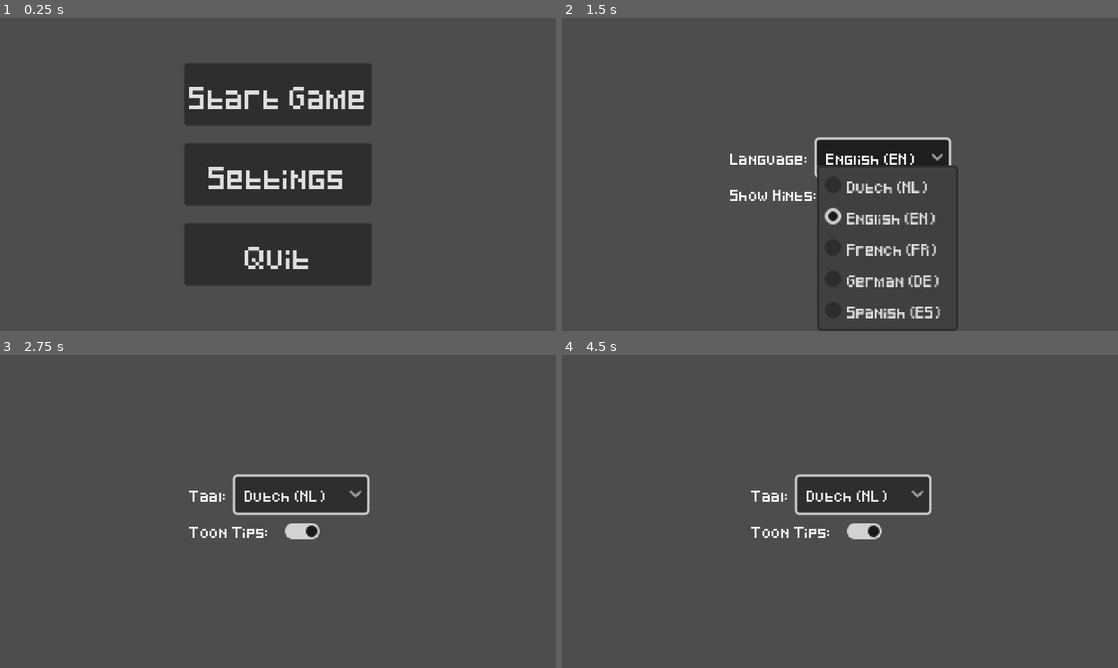
Above: before the commit, frames 1-4 (two rows, left to right).
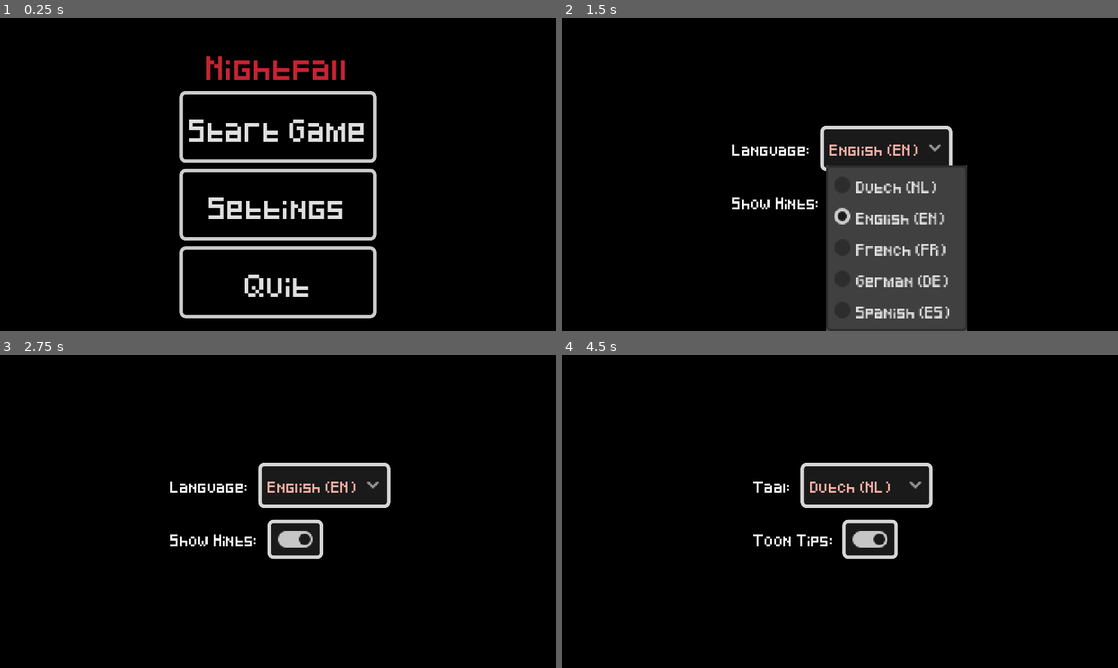
Above: after the commit, the same moments.

Repository: StormLight14/nightfall-mirror
Game: Godot game, scene res://ui/menus/main/main_menu.tscn
The game is run twice, just before and just after one commit, with the same random seed, the same clock (stepped at 60 frames per second) and the same inputs.
Inputs (mouse positions are in pixels of both pictures, inside the frame that each line leads up to; where the layout moved, square brackets give the same spot in the first picture):
- Up to frame 1 (0.25 s): no input
- Up to frame 2 (1.5 s): click "Settings" at 0.5 s; click "English (EN)" at 1.25 s
- Up to frame 3 (2.75 s): click (294, 539) [289, 530] at 2 s
- Up to frame 4 (4.5 s): click "Dutch (NL)" (after the commit: "English (EN)") at 2.75 s; tap Enter at 3.5 s; move the mouse to (962, 495) at 3.52 s; hold D (right) 3.53-4.28 s; tap 1 (hotbar1) at 3.6 s; tap Space at 4.25 s; move the mouse to (728, 527) at 4.27 s; hold S (down) from 4.28 s (still down); tap 2 (hotbar2) at 4.35 s

The runs differ from the first frame. In frame 1, 99% of the frame differs, in the area x 0-100%, y 0-100%; in frame 2, 87%; in frame 3, 99%; in frame 4, 98%.

Commit message:
stylize main and settings menus

Diff:
--- /dev/null
+++ b/ui/buttons/hover_button.tres
@@ -0,0 +1,18 @@
+[gd_resource type="StyleBoxFlat" format=3 uid="uid://clq8kdm1gg4ro"]
+
+[resource]
+bg_color = Color(0.103744, 0.103744, 0.103744, 1)
+border_width_left = 3
+border_width_top = 3
+border_width_right = 3
+border_width_bottom = 3
+border_color = Color(0.838897, 0.838897, 0.838897, 1)
+corner_radius_top_left = 5
+corner_radius_top_right = 5
+corner_radius_bottom_right = 5
+corner_radius_bottom_left = 5
+expand_margin_left = 5.0
+expand_margin_top = 5.0
+expand_margin_right = 5.0
+expand_margin_bottom = 5.0
+anti_aliasing_size = 0.3
--- /dev/null
+++ b/ui/buttons/normal_button.tres
@@ -0,0 +1,17 @@
+[gd_resource type="StyleBoxFlat" format=3 uid="uid://cottun7pnbydt"]
+
+[resource]
+bg_color = Color(0, 0, 0, 1)
+border_width_left = 3
+border_width_top = 3
+border_width_right = 3
+border_width_bottom = 3
+corner_radius_top_left = 5
+corner_radius_top_right = 5
+corner_radius_bottom_right = 5
+corner_radius_bottom_left = 5
+expand_margin_left = 5.0
+expand_margin_top = 5.0
+expand_margin_right = 5.0
+expand_margin_bottom = 5.0
+anti_aliasing_size = 0.3
--- a/ui/menus/main/main_menu.tscn
+++ b/ui/menus/main/main_menu.tscn
@@ -11,6 +11,15 @@
 grow_vertical = 2
 script = ExtResource("1_hfpll")
 
+[node name="ColorRect" type="ColorRect" parent="."]
+layout_mode = 1
+anchors_preset = 15
+anchor_right = 1.0
+anchor_bottom = 1.0
+grow_horizontal = 2
+grow_vertical = 2
+color = Color(0, 0, 0, 1)
+
 [node name="CenterContainer" type="CenterContainer" parent="."]
 layout_mode = 1
 anchors_preset = 15
@@ -19,26 +28,37 @@
 grow_horizontal = 2
 grow_vertical = 2
 
-[node name="VBoxContainer" type="VBoxContainer" parent="CenterContainer"]
+[node name="VBoxContainer2" type="VBoxContainer" parent="CenterContainer"]
+layout_mode = 2
+
+[node name="Label" type="Label" parent="CenterContainer/VBoxContainer2"]
+layout_mode = 2
+theme_override_colors/font_color = Color(0.771829, 0.14051, 0.198575, 1)
+theme_override_font_sizes/font_size = 17
+text = "Nightfall
+"
+horizontal_alignment = 1
+
+[node name="VBoxContainer" type="VBoxContainer" parent="CenterContainer/VBoxContainer2"]
 layout_mode = 2
 theme_override_constants/separation = 15
 
-[node name="StartButton" type="Button" parent="CenterContainer/VBoxContainer"]
+[node name="StartButton" type="Button" parent="CenterContainer/VBoxContainer2/VBoxContainer"]
 unique_name_in_owner = true
 layout_mode = 2
 text = "Start Game
 "
 
-[node name="SettingsButton" type="Button" parent="CenterContainer/VBoxContainer"]
+[node name="SettingsButton" type="Button" parent="CenterContainer/VBoxContainer2/VBoxContainer"]
 unique_name_in_owner = true
 layout_mode = 2
 text = "Settings"
 
-[node name="QuitButton" type="Button" parent="CenterContainer/VBoxContainer"]
+[node name="QuitButton" type="Button" parent="CenterContainer/VBoxContainer2/VBoxContainer"]
 unique_name_in_owner = true
 layout_mode = 2
 text = "Quit"
 
-[connection signal="pressed" from="CenterContainer/VBoxContainer/StartButton" to="." method="_on_start_button_pressed"]
-[connection signal="pressed" from="CenterContainer/VBoxContainer/SettingsButton" to="." method="_on_settings_button_pressed"]
-[connection signal="pressed" from="CenterContainer/VBoxContainer/QuitButton" to="." method="_on_quit_button_pressed"]
+[connection signal="pressed" from="CenterContainer/VBoxContainer2/VBoxContainer/StartButton" to="." method="_on_start_button_pressed"]
+[connection signal="pressed" from="CenterContainer/VBoxContainer2/VBoxContainer/SettingsButton" to="." method="_on_settings_button_pressed"]
+[connection signal="pressed" from="CenterContainer/VBoxContainer2/VBoxContainer/QuitButton" to="." method="_on_quit_button_pressed"]
--- a/ui/settings/settings.gd
+++ b/ui/settings/settings.gd
@@ -1,4 +1,4 @@
-extends CenterContainer
+extends Control
 
 func _ready():
 	Signals.language_changed.connect(set_labels)
--- a/ui/settings/settings.tscn
+++ b/ui/settings/settings.tscn
@@ -2,7 +2,8 @@
 
 [ext_resource type="Script" path="res://ui/settings/settings.gd" id="1_83umr"]
 
-[node name="Settings" type="CenterContainer"]
+[node name="Settings" type="Control"]
+layout_mode = 3
 anchors_preset = 15
 anchor_right = 1.0
 anchor_bottom = 1.0
@@ -10,19 +11,38 @@
 grow_vertical = 2
 script = ExtResource("1_83umr")
 
-[node name="VBoxContainer" type="VBoxContainer" parent="."]
+[node name="ColorRect" type="ColorRect" parent="."]
+layout_mode = 1
+anchors_preset = 15
+anchor_right = 1.0
+anchor_bottom = 1.0
+grow_horizontal = 2
+grow_vertical = 2
+color = Color(0, 0, 0, 1)
+
+[node name="CenterContainer" type="CenterContainer" parent="."]
+layout_mode = 1
+anchors_preset = 15
+anchor_right = 1.0
+anchor_bottom = 1.0
+grow_horizontal = 2
+grow_vertical = 2
+
+[node name="VBoxContainer" type="VBoxContainer" parent="CenterContainer"]
 layout_mode = 2
+theme_override_constants/separation = 20
 
-[node name="Language" type="HBoxContainer" parent="VBoxContainer"]
+[node name="Language" type="HBoxContainer" parent="CenterContainer/VBoxContainer"]
 layout_mode = 2
+theme_override_constants/separation = 10
 
-[node name="LanguageLabel" type="Label" parent="VBoxContainer/Language"]
+[node name="LanguageLabel" type="Label" parent="CenterContainer/VBoxContainer/Language"]
 unique_name_in_owner = true
 layout_mode = 2
 theme_override_font_sizes/font_size = 8
 text = "Language:"
 
-[node name="LanguageSelect" type="OptionButton" parent="VBoxContainer/Language"]
+[node name="LanguageSelect" type="OptionButton" parent="CenterContainer/VBoxContainer/Language"]
 unique_name_in_owner = true
 layout_mode = 2
 selected = 1
@@ -37,19 +57,20 @@
 popup/item_4/text = "Spanish (ES)"
 popup/item_4/id = 4
 
-[node name="ShowHints" type="HBoxContainer" parent="VBoxContainer"]
+[node name="ShowHints" type="HBoxContainer" parent="CenterContainer/VBoxContainer"]
 layout_mode = 2
+theme_override_constants/separation = 10
 
-[node name="ShowHintsLabel" type="Label" parent="VBoxContainer/ShowHints"]
+[node name="ShowHintsLabel" type="Label" parent="CenterContainer/VBoxContainer/ShowHints"]
 unique_name_in_owner = true
 layout_mode = 2
 theme_override_font_sizes/font_size = 8
 text = "Show Hints:"
 
-[node name="ShowHintsCheck" type="CheckButton" parent="VBoxContainer/ShowHints"]
+[node name="ShowHintsCheck" type="CheckButton" parent="CenterContainer/VBoxContainer/ShowHints"]
 unique_name_in_owner = true
 layout_mode = 2
 button_pressed = true
 
-[connection signal="item_selected" from="VBoxContainer/Language/LanguageSelect" to="." method="_on_language_select_item_selected"]
-[connection signal="toggled" from="VBoxContainer/ShowHints/ShowHintsCheck" to="." method="_on_show_hints_check_toggled"]
+[connection signal="item_selected" from="CenterContainer/VBoxContainer/Language/LanguageSelect" to="." method="_on_language_select_item_selected"]
+[connection signal="toggled" from="CenterContainer/VBoxContainer/ShowHints/ShowHintsCheck" to="." method="_on_show_hints_check_toggled"]
--- a/ui/themes/main.tres
+++ b/ui/themes/main.tres
@@ -1,6 +1,17 @@
-[gd_resource type="Theme" format=3 uid="uid://cpbjuhg0ysfj"]
+[gd_resource type="Theme" load_steps=3 format=3 uid="uid://cpbjuhg0ysfj"]
+
+[ext_resource type="StyleBox" uid="uid://clq8kdm1gg4ro" path="res://ui/buttons/hover_button.tres" id="1_csp02"]
+[ext_resource type="StyleBox" uid="uid://cottun7pnbydt" path="res://ui/buttons/normal_button.tres" id="1_eshr0"]
 
 [resource]
+Button/colors/font_focus_color = Color(1, 0.701961, 0.654902, 1)
+Button/colors/font_hover_color = Color(0.999976, 0.701723, 0.655386, 1)
+Button/colors/font_pressed_color = Color(1, 0.701961, 0.654902, 1)
+Button/styles/focus = ExtResource("1_csp02")
+Button/styles/hover = ExtResource("1_csp02")
+Button/styles/normal = ExtResource("1_eshr0")
+Button/styles/pressed = ExtResource("1_csp02")
 Label/font_sizes/font_size = 4
+Label/styles/normal = null
 OptionButton/font_sizes/font_size = 8
 PopupMenu/font_sizes/font_size = 8
